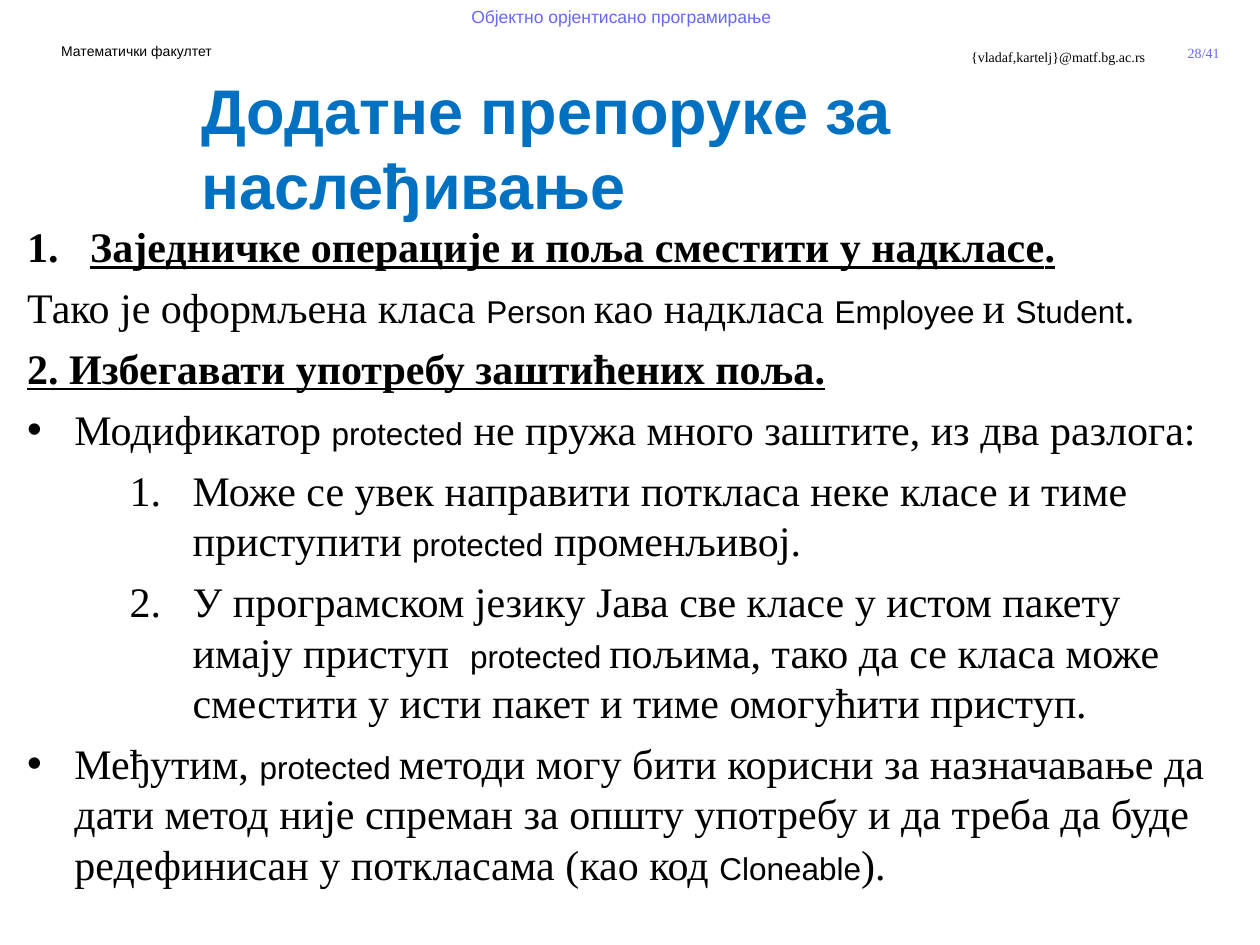
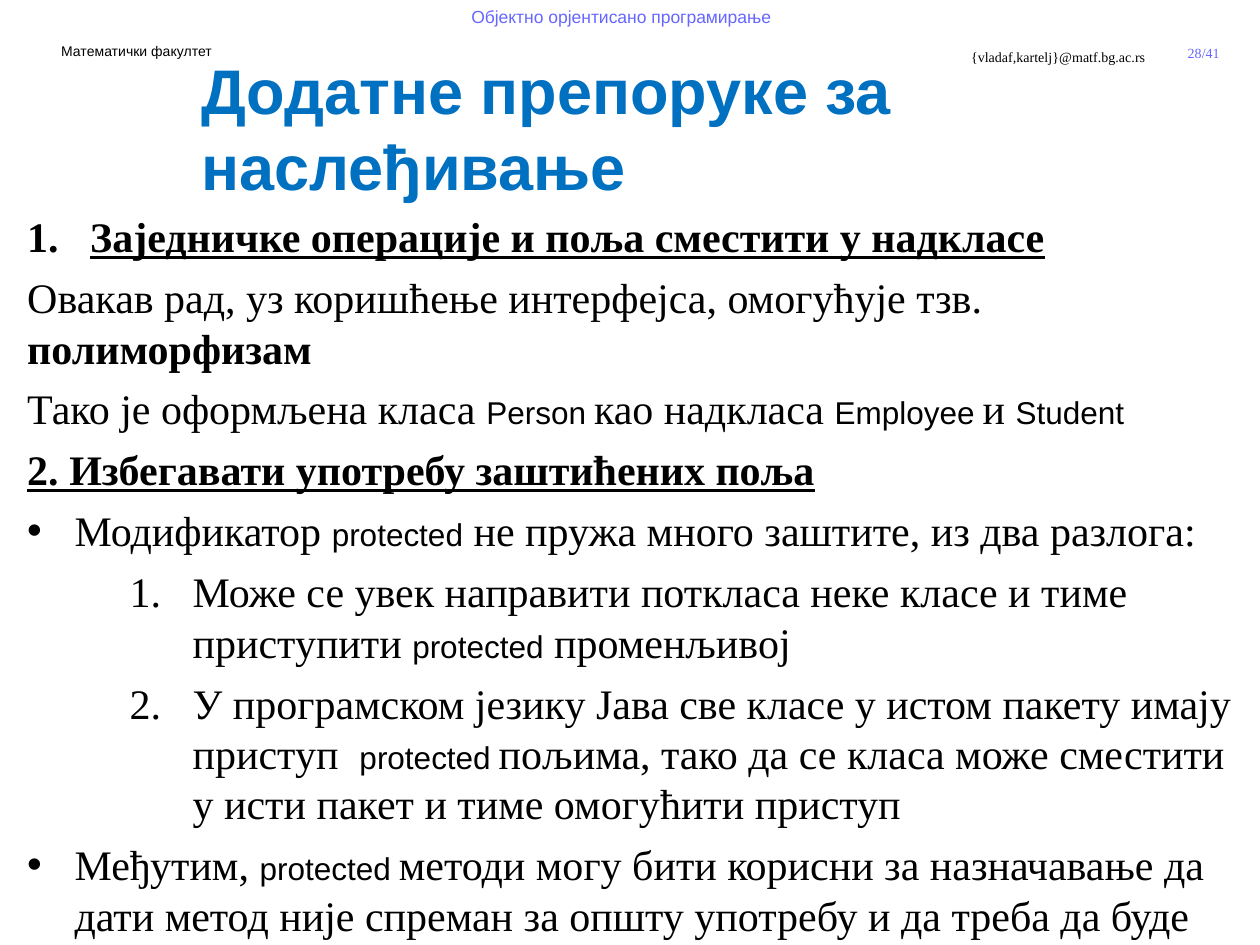
Before and after one commit to MatfOOP/OOP, a slide deck: slide 28 of predavanja/prezentacije/OOP11-Apstraktne klase i interfejsi.pptx. Drawn at 1260x945 pixels with LibreOffice and Linux fonts; fonts in the diff are those of the drawing; background and template pictures are left out. Boxes give left, top, right and bottom in pixels: in the first picture for what was removed or moved away, otherwise in the second. Text is boxed around its words. In the diff, an @@ line names an element or a change of style, - is before the commit and + after.

```diff
--- a/predavanja/prezentacije/OOP11-Apstraktne klase i interfejsi.pptx
+++ b/predavanja/prezentacije/OOP11-Apstraktne klase i interfejsi.pptx
@@ text "Додатне препоруке за наслеђивање": place and size @@
-text "Додатне препоруке за наслеђивање" at (201, 90, 891, 221)
+text "Додатне препоруке за наслеђивање" at (201, 70, 891, 202)
@@ text "Заједничке операције и поља сместити ...": place and size @@
-text "Заједничке операције и поља сместити ..." at (27, 233, 1204, 889)
+text "Заједничке операције и поља сместити ..." at (27, 223, 1231, 940)
@@ text at (27, 223, 1124, 494): text changed; bold off @@
-1. Заједничке операције и поља сместити у надкласе.
-Тако је оформљена класа Person као надкласа Employee и Student.
-2. Избегавати употребу заштићених поља.
+1. Заједничке операције и поља сместити у надкласе
+Овакав рад, уз коришћење интерфејса, омогућује тзв. полиморфизам
+Тако је оформљена класа Person као надкласа Employee и Student
+2. Избегавати употребу заштићених поља
@@ text at (75, 579, 1231, 940): text changed @@
-  1. Може се увек направити поткласа неке класе и тиме приступити protected променљивој.
-  2. У програмском језику Јава све класе у истом пакету имају приступ protected пољима, тако да се класа може сместити у исти пакет и тиме омогућити приступ.
-• Међутим, protected методи могу бити корисни за назначавање да дати метод није спреман за општу употребу и да треба да буде редефинисан у поткласама (као код Cloneable).
+  1. Може се увек направити поткласа неке класе и тиме приступити protected променљивој
+  2. У програмском језику Јава све класе у истом пакету имају приступ protected пољима, тако да се класа може сместити у исти пакет и тиме омогућити приступ
+• Међутим, protected методи могу бити корисни за назначавање да дати метод није спреман за општу употребу и да треба да буде редефинисан у поткласама (као код Cloneable)
```
Also in this commit, not shown: 4 other slides changed, 9 other files.
